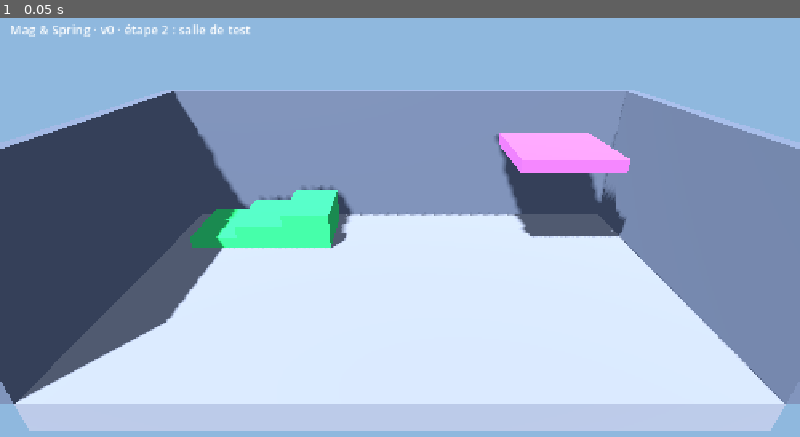
Above: before the commit, frame 1.
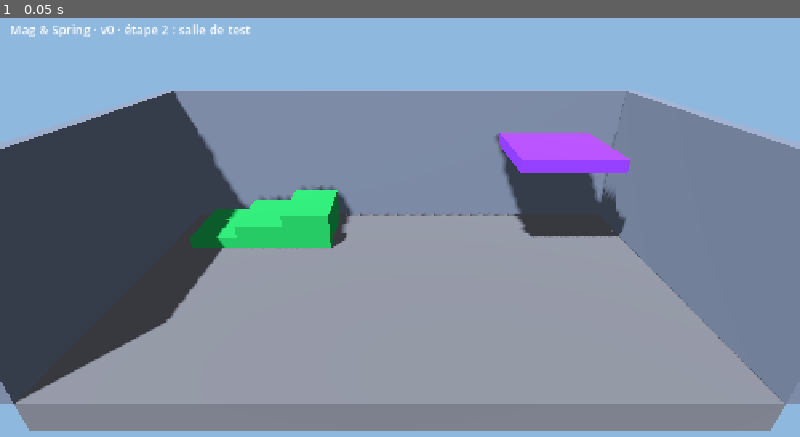
Above: after the commit, the same moment.

Repository: Aphyo/MagSpring
Game: Godot game, scene res://scenes/main.tscn
Same seed, same stepped clock (60 frames per second), same inputs: the game is played once before the commit and once after it.
Inputs:
- Up to frame 1 (0.05 s): no input

The runs differ from the first frame. In frame 1, 41% of the frame differs, in the area x 1-99%, y 27-99%.

Commit message:
Salle de test : sol moins clair, couleurs plus franches
Le rendu Compatibility rendait le sol presque blanc. Lumière et
ambiance baissées, sol gris plus foncé, marches vertes et plateforme
violette moins saturées.

Co-Authored-By: Claude Opus 5.5 <noreply@anthropic.com>
Claude-Session: https://claude.ai/code/session_01HXSnhPy7Hz3624mnDq2J47

Diff:
--- a/assets/materials/marche.tres
+++ b/assets/materials/marche.tres
@@ -1,5 +1,5 @@
 [gd_resource type="StandardMaterial3D" format=3]
 
 [resource]
-albedo_color = Color(0.20392157, 0.7607843, 0.41960785, 1)
+albedo_color = Color(0.12, 0.55, 0.3, 1)
 roughness = 0.8
--- a/assets/materials/plateforme_haute.tres
+++ b/assets/materials/plateforme_haute.tres
@@ -1,5 +1,5 @@
 [gd_resource type="StandardMaterial3D" format=3]
 
 [resource]
-albedo_color = Color(0.6392157, 0.36078432, 0.9098039, 1)
+albedo_color = Color(0.42, 0.2, 0.72, 1)
 roughness = 0.8
--- a/assets/materials/sol.tres
+++ b/assets/materials/sol.tres
@@ -1,5 +1,5 @@
 [gd_resource type="StandardMaterial3D" format=3]
 
 [resource]
-albedo_color = Color(0.5, 0.52, 0.56, 1)
+albedo_color = Color(0.36, 0.37, 0.4, 1)
 roughness = 0.8
--- a/scenes/levels/test_room.tscn
+++ b/scenes/levels/test_room.tscn
@@ -9,8 +9,8 @@
 background_mode = 1
 background_color = Color(0.56, 0.72, 0.87, 1)
 ambient_light_source = 2
-ambient_light_color = Color(0.85, 0.9, 1, 1)
-ambient_light_energy = 0.35
+ambient_light_color = Color(1, 1, 1, 1)
+ambient_light_energy = 0.25
 tonemap_mode = 2
 
 [node name="SalleTest" type="Node3D"]
@@ -20,7 +20,7 @@
 
 [node name="Soleil" type="DirectionalLight3D" parent="."]
 transform = Transform3D(0.81915206, 0.46984634, -0.32898995, 0, 0.57357645, 0.81915206, 0.57357645, -0.6710101, 0.46984634, 0, 0, 0)
-light_energy = 0.8
+light_energy = 0.7
 shadow_enabled = true
 
 [node name="CameraFixe" type="Camera3D" parent="."]
